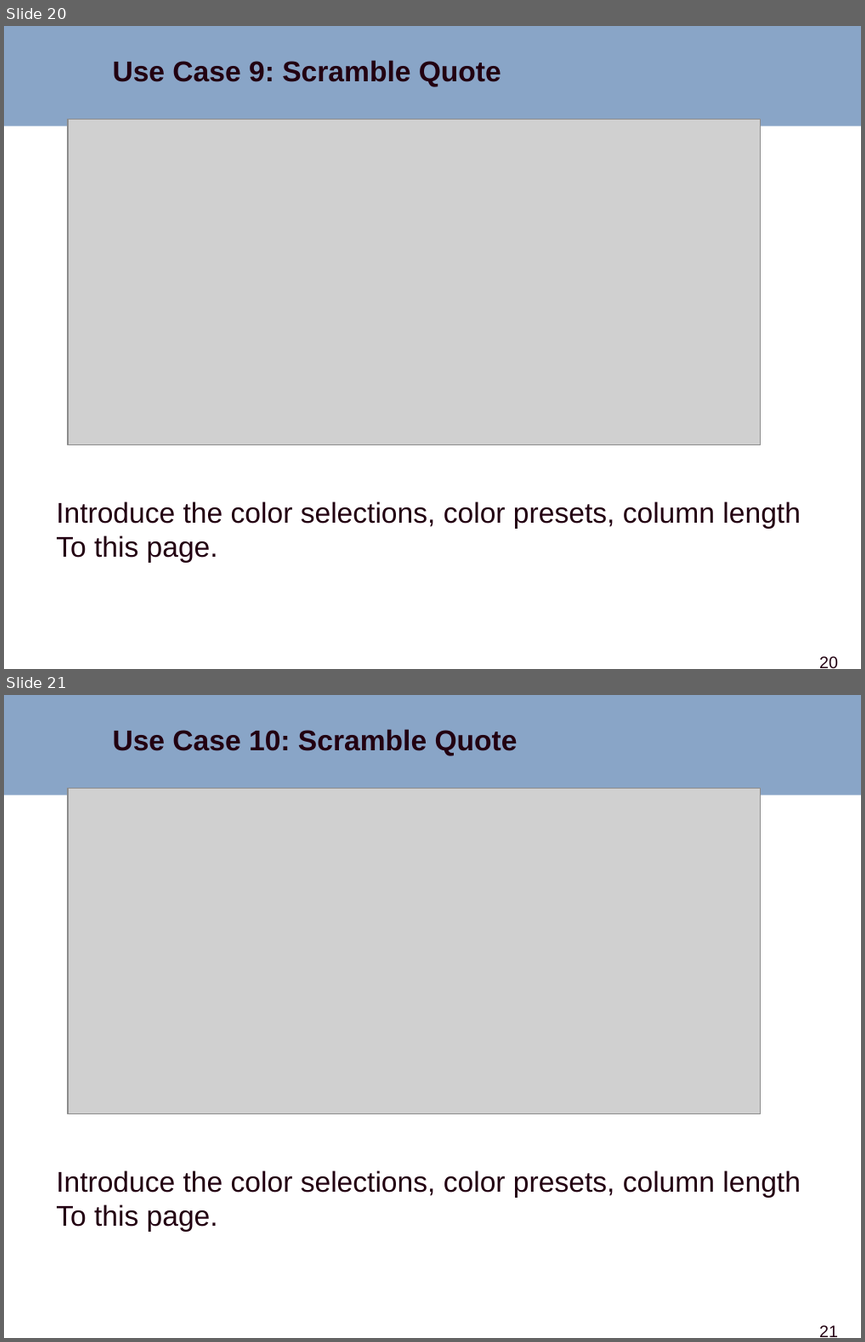
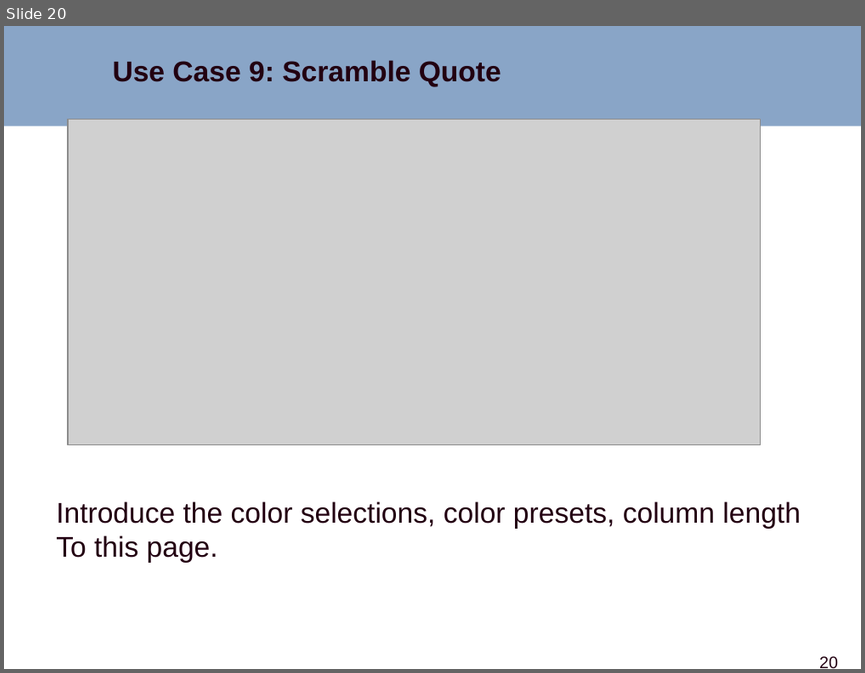
Before and after one commit to sjasthi/quotes, a slide deck: docs/QUOTES_Application_V3_Enhancements.pptx. Shown one above the other, each under a label of ours: slides 20 and 21 before the commit, slide 20 after it. The pictures are 865x1342 and 865x673 pixels, drawn with LibreOffice and Linux fonts; fonts in the diff are those of the drawing; grey boxes stand for pictures; background and template pictures are left out. Boxes give left, top, right and bottom in pixels: in the first picture for what was removed or moved away, otherwise in the second. Text is boxed around its words. In the diff, an @@ line names an element or a change of style, - is before the commit and + after.

```diff
--- a/docs/QUOTES_Application_V3_Enhancements.pptx
+++ b/docs/QUOTES_Application_V3_Enhancements.pptx
@@ slide 21 removed at bbox=[4, 695, 861, 1338], background #FFFFFF; not listed: 1 template element that a slide beside it also shows @@
@@ text removed at bbox=[113, 729, 517, 756] @@
-Use Case 10: Scramble Quote
@@ picture removed at bbox=[68, 788, 760, 1113] @@
@@ text removed at bbox=[56, 1170, 800, 1231] @@
-Introduce the color selections, color presets, column length
-To this page.
@@ page number removed at bbox=[819, 1325, 838, 1337] @@
-21
```
